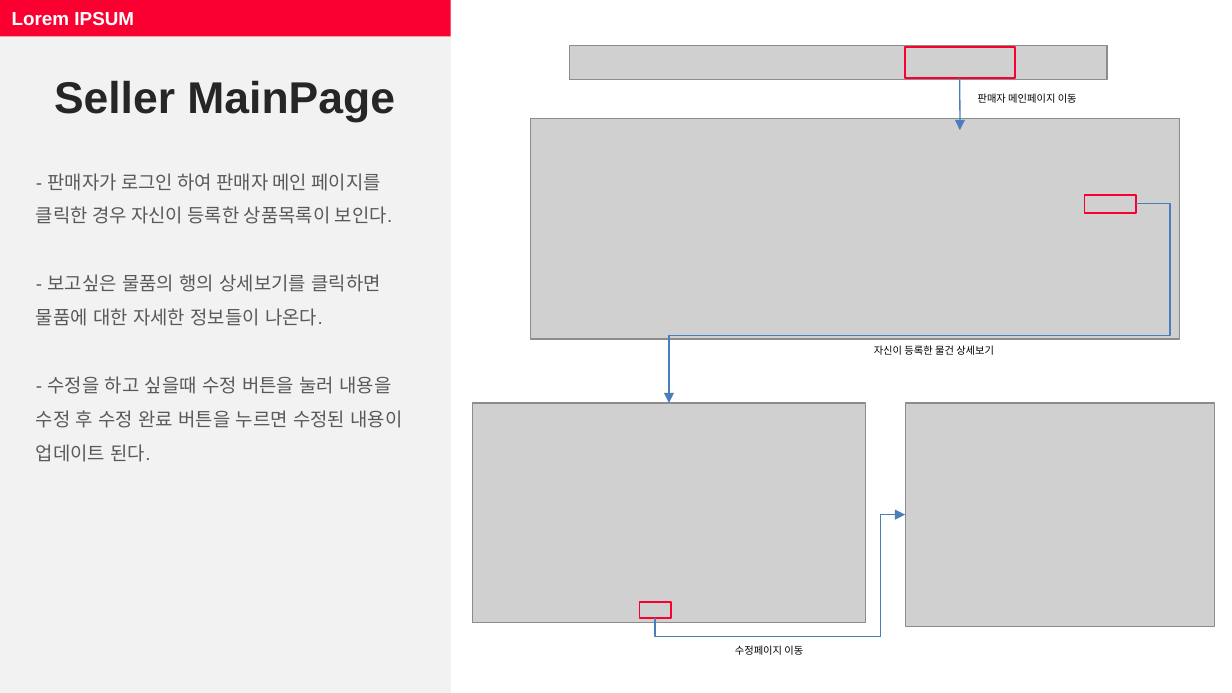
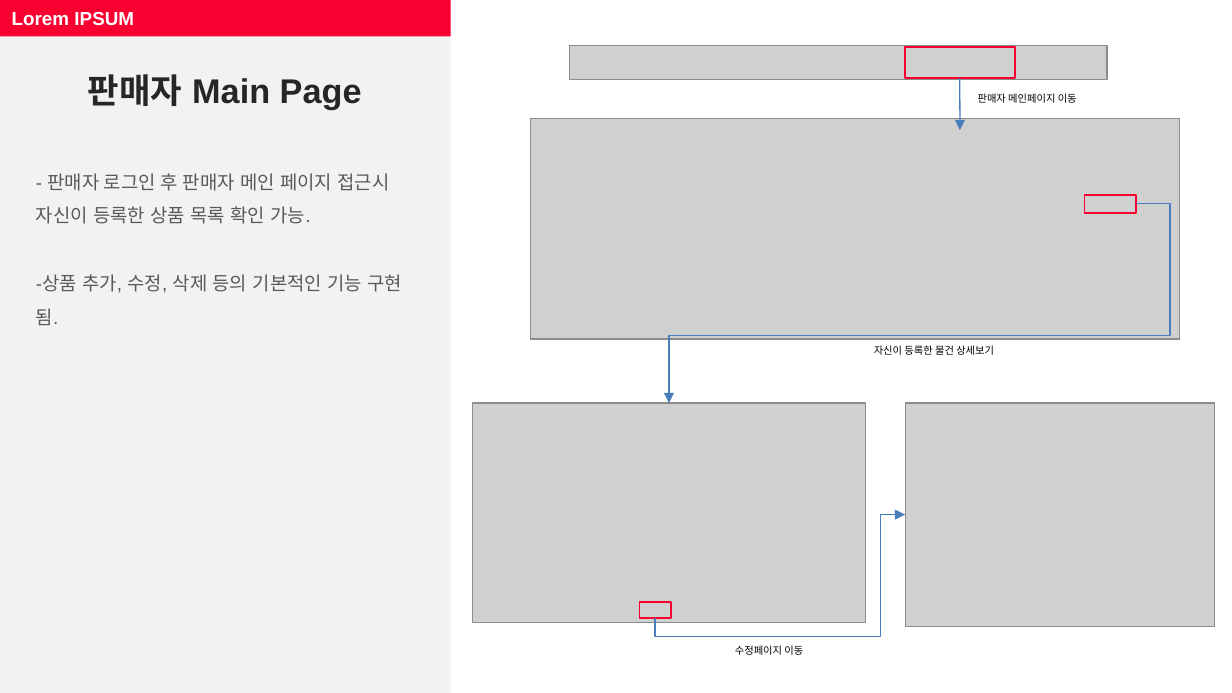
Before and after one commit to zozokjs/webapps, a slide deck: slide 10 of MusicFactory.pptx (slide 8 before the commit). Drawn at 1232x693 pixels with LibreOffice and Linux fonts; fonts in the diff are those of the drawing; grey boxes stand for pictures. Boxes give left, top, right and bottom in pixels: in the first picture for what was removed or moved away, otherwise in the second. Text is boxed around its words. In the diff, an @@ line names an element or a change of style, - is before the commit and + after.

Commit message:
2018.04.20.MF2. 수정된 PPT

```diff
--- a/MusicFactory.pptx
+++ b/MusicFactory.pptx
@@ text at [88,74,362,109]: text changed; size 26 to 20 pt @@
-Seller MainPage
+판매자 Main Page
@@ text at [36,173,402,325]: text changed @@
-- 판매자가 로그인 하여 판매자 메인 페이지를 클릭한 경우 자신이 등록한 상품목록이 보인다.
-- 보고싶은 물품의 행의 상세보기를 클릭하면
-물품에 대한 자세한 정보들이 나온다.
-- 수정을 하고 싶을때 수정 버튼을 눌러 내용을 수정 후 수정 완료 버튼을 누르면 수정된 내용이 업데이트 된다.
+- 판매자 로그인 후 판매자 메인 페이지 접근시 자신이 등록한 상품 목록 확인 가능.
+-상품 추가, 수정, 삭제 등의 기본적인 기능 구현 됨.
```
Also in this commit, not shown: 9 other slides changed, 1 slide added, 3 slides removed.
